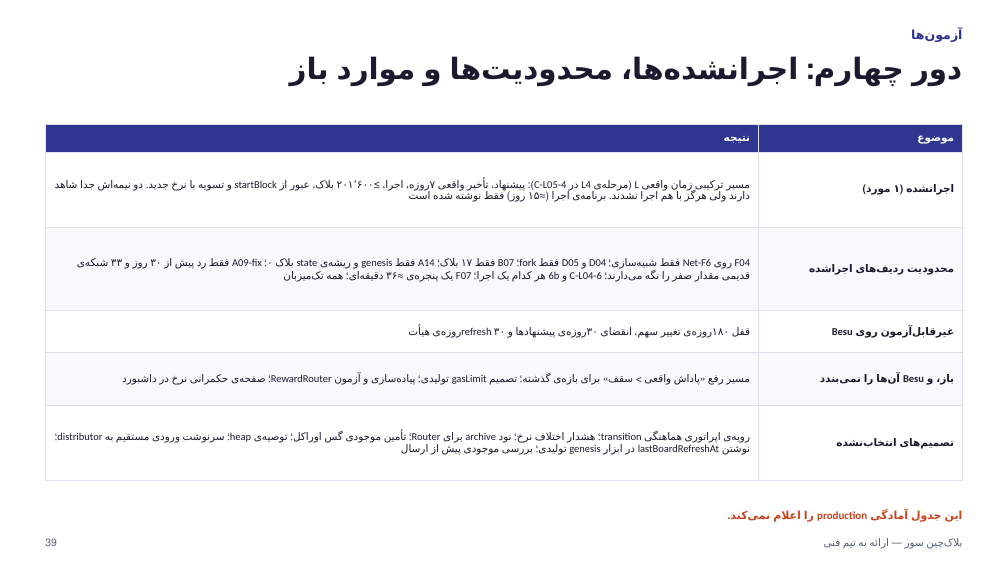
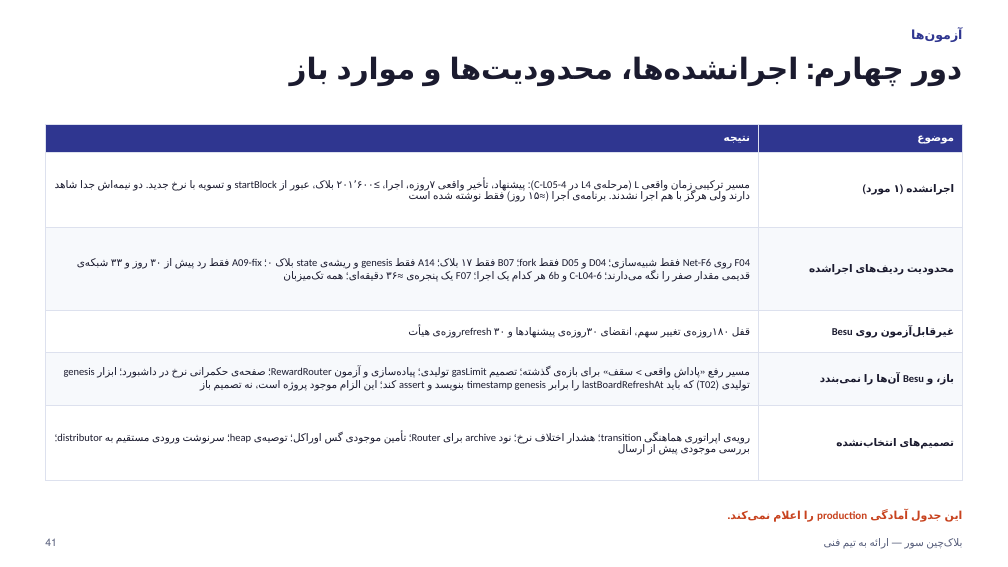
Before and after one commit to Sur-network/sur-new, a slide deck: slide 41 of presentations/Sur - Technical Team Presentation.pptx (slide 39 before the commit). Drawn at 1008x567 pixels with LibreOffice and Linux fonts; fonts in the diff are those of the drawing. Boxes give left, top, right and bottom in pixels: in the first picture for what was removed or moved away, otherwise in the second. Text is boxed around its words. In the diff, an @@ line names an element or a change of style, - is before the commit and + after.

```diff
--- a/presentations/Sur - Technical Team Presentation.pptx
+++ b/presentations/Sur - Technical Team Presentation.pptx
@@ table at (x1=45, y1=125, x2=963, y2=459) @@
-row 5, column 1: مسیر رفع «پاداش واقعی > سقف» برای بازه‌ی گذشته؛ تصمیم gasLimit تولیدی؛ پیاده‌سازی و آزمون RewardRouter؛ صفحه‌ی حکمرانی نرخ در داشبورد
+row 5, column 1: مسیر رفع «پاداش واقعی > سقف» برای بازه‌ی گذشته؛ تصمیم gasLimit تولیدی؛ پیاده‌سازی و آزمون RewardRouter؛ صفحه‌ی حکمرانی نرخ در داشبورد؛ ابزار genesis تولیدی (T02) که باید lastBoardRefreshAt را برابر timestamp genesis بنویسد و assert کند؛ این الزام موجود پروژه است، نه تصمیم باز
-row 6, column 1: رویه‌ی اپراتوری هماهنگی transition؛ هشدار اختلاف نرخ؛ نود archive برای Router؛ تأمین موجودی گس اوراکل؛ توصیه‌ی heap؛ سرنوشت ورودی مستقیم به distributor؛ نوشتن lastBoardRefreshAt در ابزار genesis تولیدی؛ بررسی موجودی پیش از ارسال
+row 6, column 1: رویه‌ی اپراتوری هماهنگی transition؛ هشدار اختلاف نرخ؛ نود archive برای Router؛ تأمین موجودی گس اوراکل؛ توصیه‌ی heap؛ سرنوشت ورودی مستقیم به distributor؛ بررسی موجودی پیش از ارسال
@@ text at (x1=45, y1=538, x2=57, y2=546): text changed @@
-39
+41
```
Also in this commit, not shown: 8 other slides changed, 2 slides added, 4 other files.
